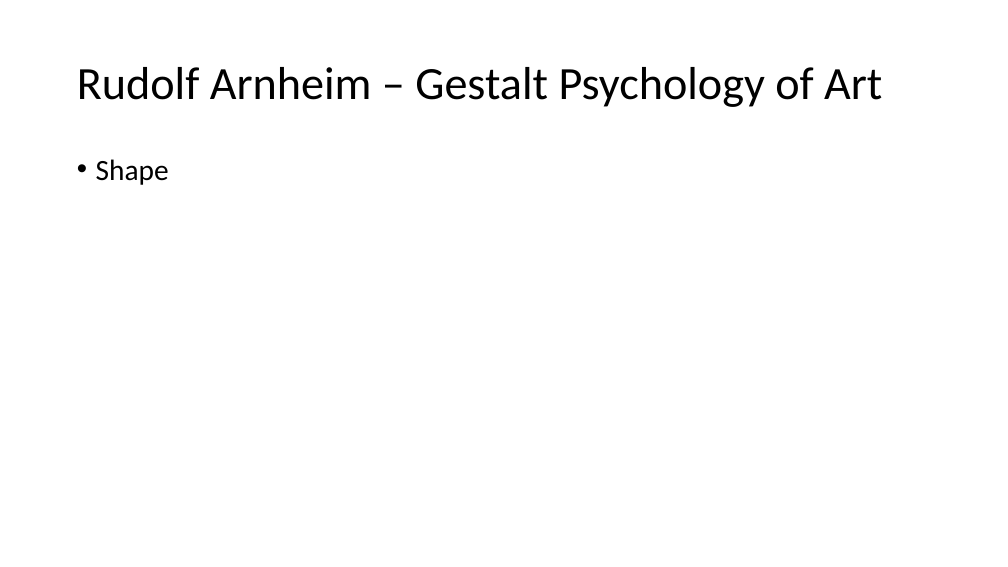
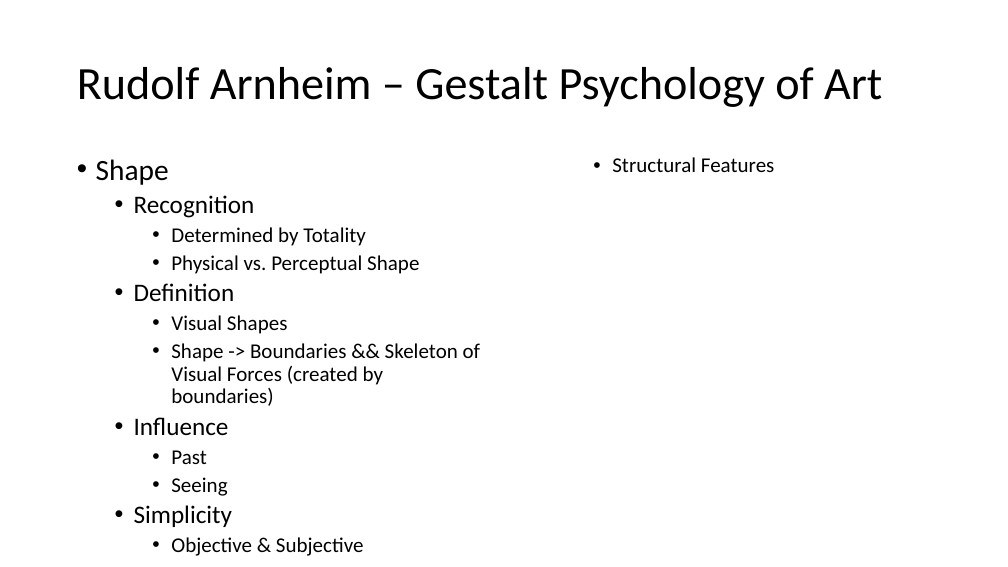
Before and after one commit to PatriciaXiao/Conclusion, a slide deck: slide 14 of Conclusion.pptx. Drawn at 1008x567 pixels with LibreOffice and Linux fonts; fonts in the diff are those of the drawing. Boxes give left, top, right and bottom in pixels: in the first picture for what was removed or moved away, otherwise in the second. Text is boxed around its words. In the diff, an @@ line names an element or a change of style, - is before the commit and + after.

```diff
--- a/Conclusion.pptx
+++ b/Conclusion.pptx
@@ text added at (612, 157, 775, 172), 20 pt, text #000000 @@
+    • Structural Features
@@ text at (134, 195, 480, 556): paragraphs added @@
+  • Recognition
+    • Determined by Totality
+    • Physical vs. Perceptual Shape
+  • Definition
+    • Visual Shapes
+    • Shape -> Boundaries && Skeleton of Visual Forces (created by boundaries)
+  • Influence
+    • Past
+    • Seeing
+  • Simplicity
+    • Objective & Subjective
```
Also in this commit, not shown: 4 other slides changed, 3 slides added, 4 other files.
